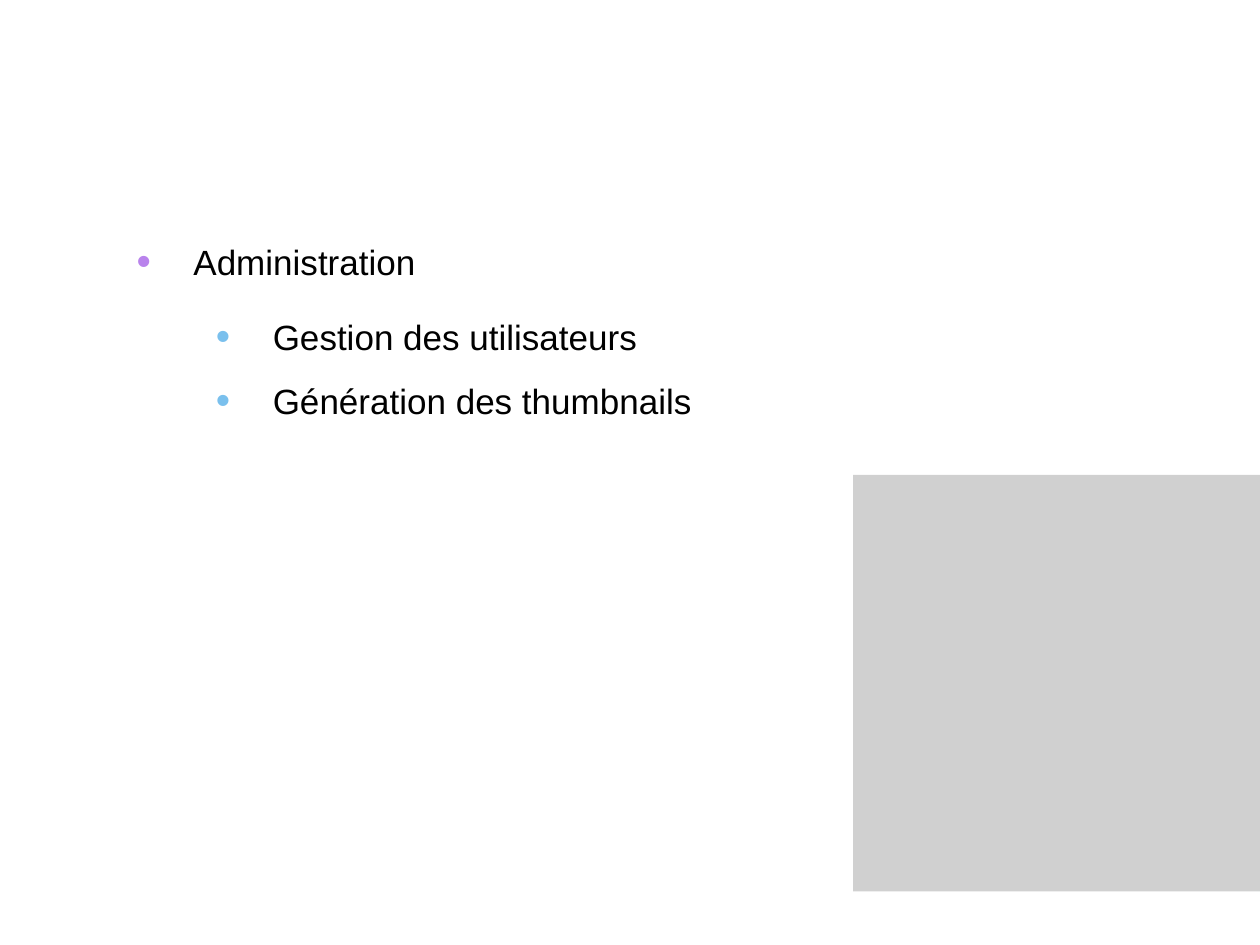
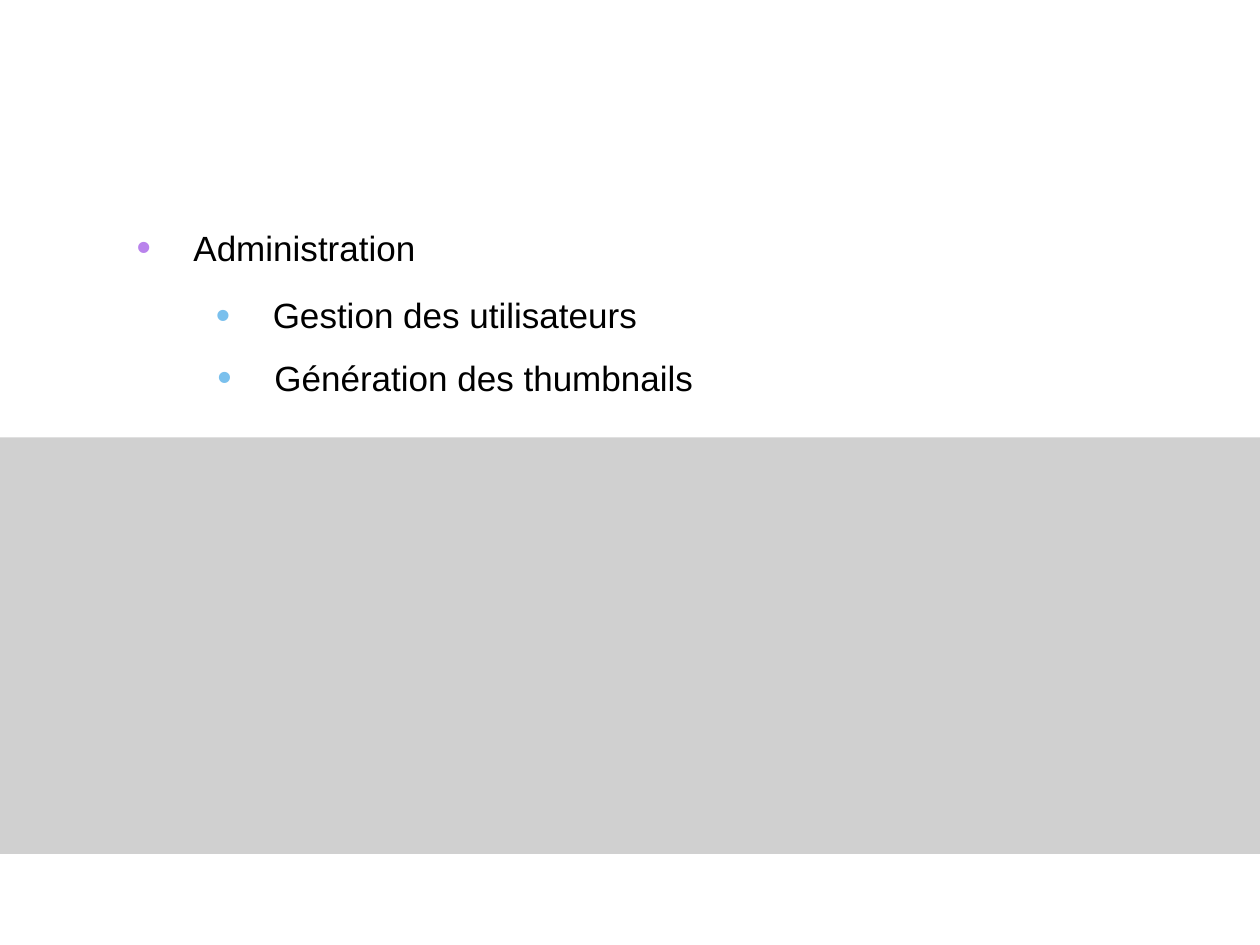
Before and after one commit to valentindoulcier/rba-innophyt, a slide deck: slide 10 of Documents/Soutenance/Présentation.pptx. Drawn at 1260x945 pixels with LibreOffice and Linux fonts; fonts in the diff are those of the drawing; grey boxes stand for pictures; background and template pictures are left out. Boxes give left, top, right and bottom in pixels: in the first picture for what was removed or moved away, otherwise in the second. Text is boxed around its words. In the diff, an @@ line names an element or a change of style, - is before the commit and + after.

```diff
--- a/Documents/Soutenance/Présentation.pptx
+++ b/Documents/Soutenance/Présentation.pptx
@@ text "Administration": place and size @@
-text "Administration" at bbox=[193, 249, 415, 276]
+text "Administration" at bbox=[193, 235, 415, 262]
@@ text "Gestion des utilisateurs": place and size @@
-text "Gestion des utilisateurs" at bbox=[273, 324, 636, 351]
+text "Gestion des utilisateurs" at bbox=[273, 302, 636, 329]
@@ text "Génération des thumbnails": place and size @@
-text "Génération des thumbnails" at bbox=[273, 388, 691, 415]
+text "Génération des thumbnails" at bbox=[274, 365, 693, 392]
@@ picture: place and size @@
-picture at bbox=[853, 475, 1260, 892]
+picture at bbox=[0, 437, 1260, 854]
```
Also in this commit, not shown: 10 other slides changed, 2 slides added, 2 slides removed.
